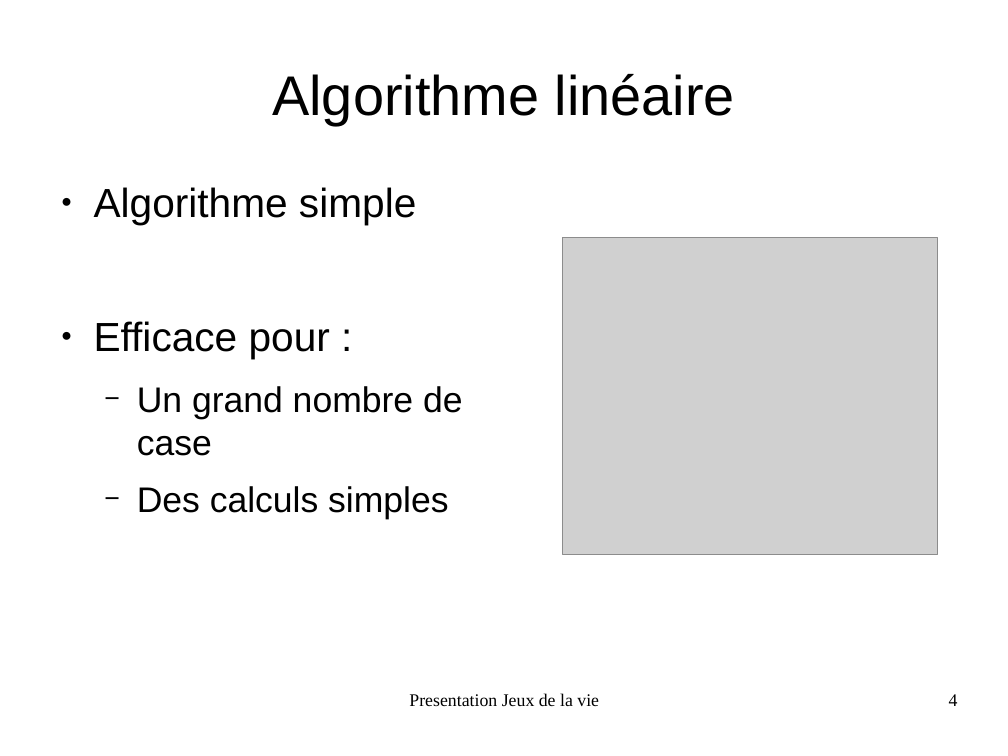
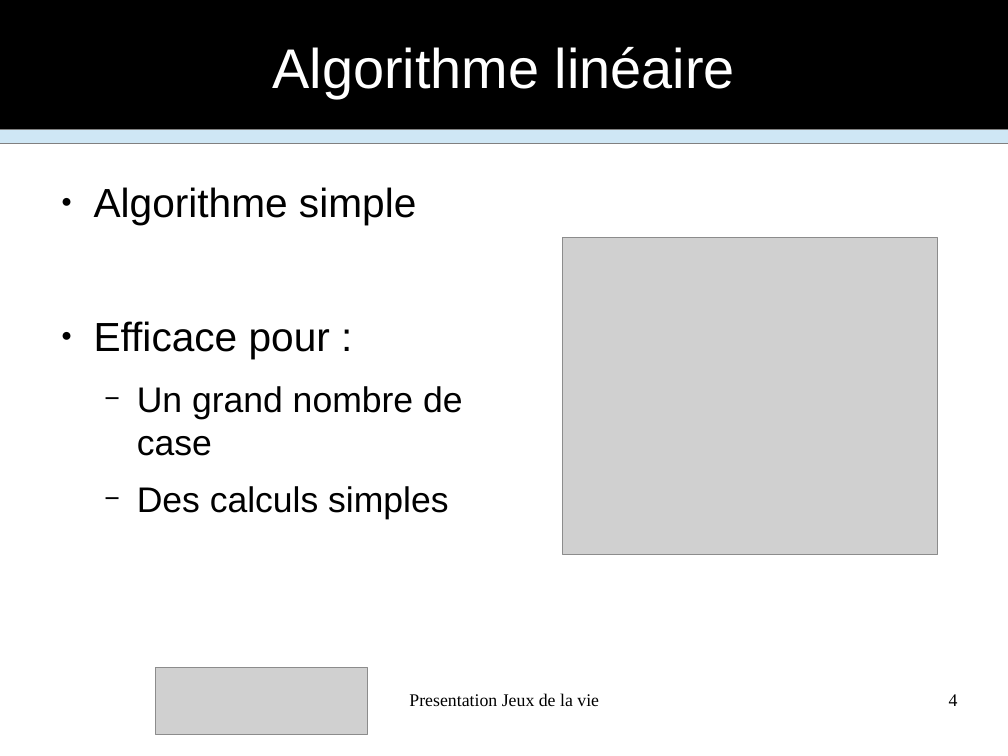
Before and after one commit to FabienInspiron/lifegame, a slide deck: slide 4 of Rapport/Presentation.odp. Drawn at 1008x756 pixels with LibreOffice and Linux fonts; fonts in the diff are those of the drawing; grey boxes stand for pictures. Boxes give left, top, right and bottom in pixels: in the first picture for what was removed or moved away, otherwise in the second. Text is boxed around its words. In the diff, an @@ line names an element or a change of style, - is before the commit and + after.

```diff
--- a/Rapport/Presentation.odp
+++ b/Rapport/Presentation.odp
@@ rectangle added at <box>0,0,1008,130</box>, fill #000000, outline #808080 0 pt @@
@@ title "Algorithme linéaire": place and size @@
-title "Algorithme linéaire" at <box>272,74,735,125</box>
+title "Algorithme linéaire" at <box>272,47,735,98</box>
@@ title "Algorithme linéaire" at <box>272,47,735,98</box>: text colour #000000 to #FFFFFF @@
@@ rectangle added at <box>0,130,1008,145</box>, fill #CFE7F5, outline #808080 0 pt @@
@@ picture added at <box>155,668,367,735</box> @@
```
Also in this commit, not shown: 17 other slides changed, 3 other files.
